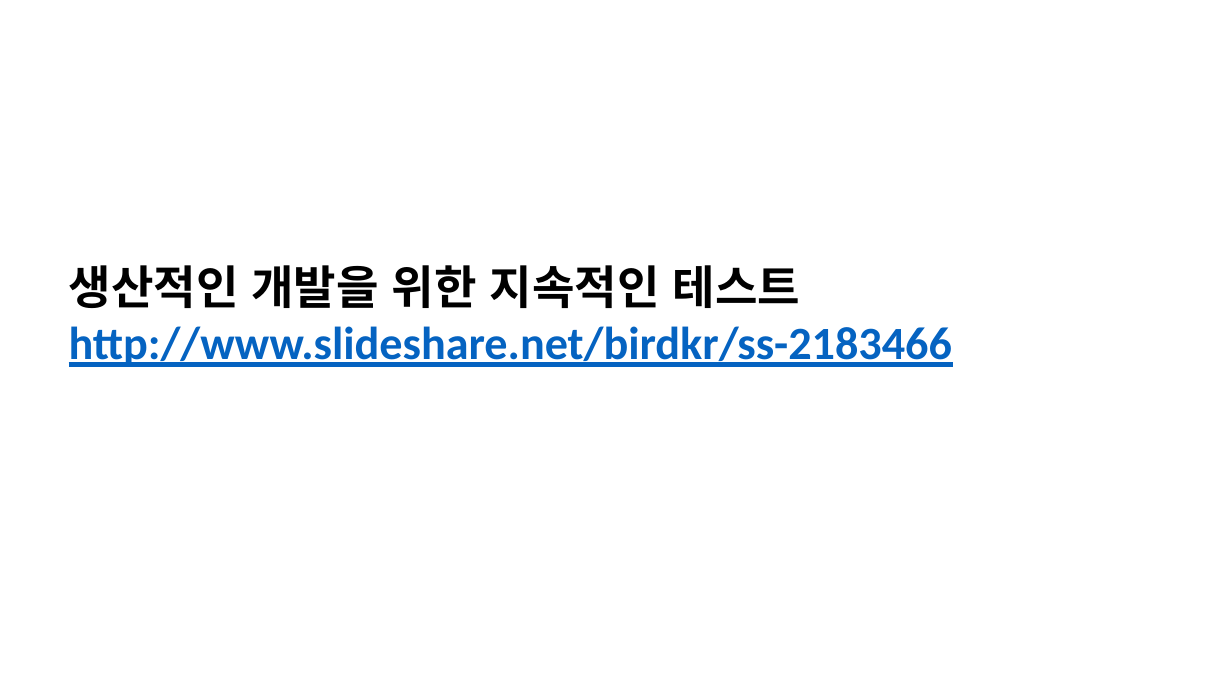
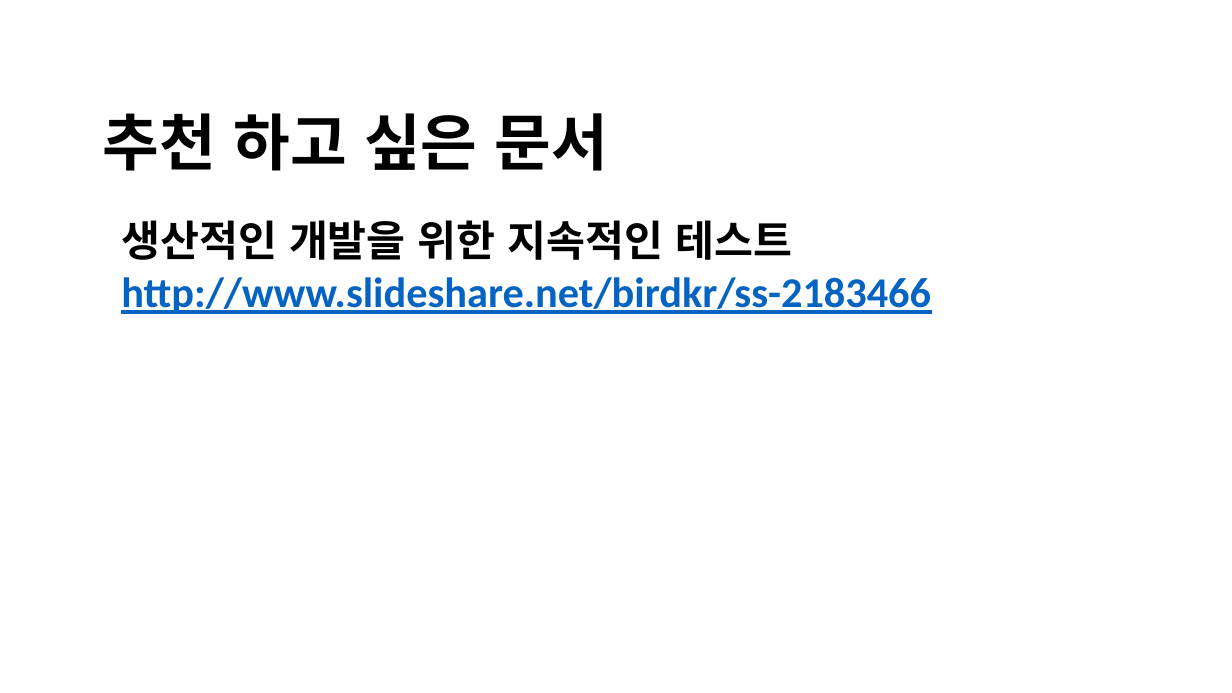
Before and after one commit to jacking75/conf_cpp_korea_2018-08, a slide deck: slide 61 of [C++ Korea 4th Seminar]Visual Cpp에서 유닛 테스트 하기.pptx (slide 59 before the commit). Drawn at 1232x693 pixels with LibreOffice and Linux fonts; fonts in the diff are those of the drawing. Boxes give left, top, right and bottom in pixels: in the first picture for what was removed or moved away, otherwise in the second. Text is boxed around its words. In the diff, an @@ line names an element or a change of style, - is before the commit and + after.

```diff
--- a/[C++ Korea 4th Seminar]Visual Cpp에서 유닛 테스트 하기.pptx
+++ b/[C++ Korea 4th Seminar]Visual Cpp에서 유닛 테스트 하기.pptx
@@ text added at box(103, 113, 608, 171), 96 pt, text #000000, bold @@
+추천 하고 싶은 문서
@@ text "생산적인 개발을 위한 지속적인 테스트": place and size @@
-text "생산적인 개발을 위한 지속적인 테스트" at box(69, 265, 952, 367)
+text "생산적인 개발을 위한 지속적인 테스트" at box(121, 220, 931, 314)
@@ text "생산적인 개발을 위한 지속적인 테스트" at box(121, 220, 931, 314): size 72 to 66 pt @@
```
Also in this commit, not shown: 6 other slides changed, 6 slides added, 5 slides removed, 16 other files.
